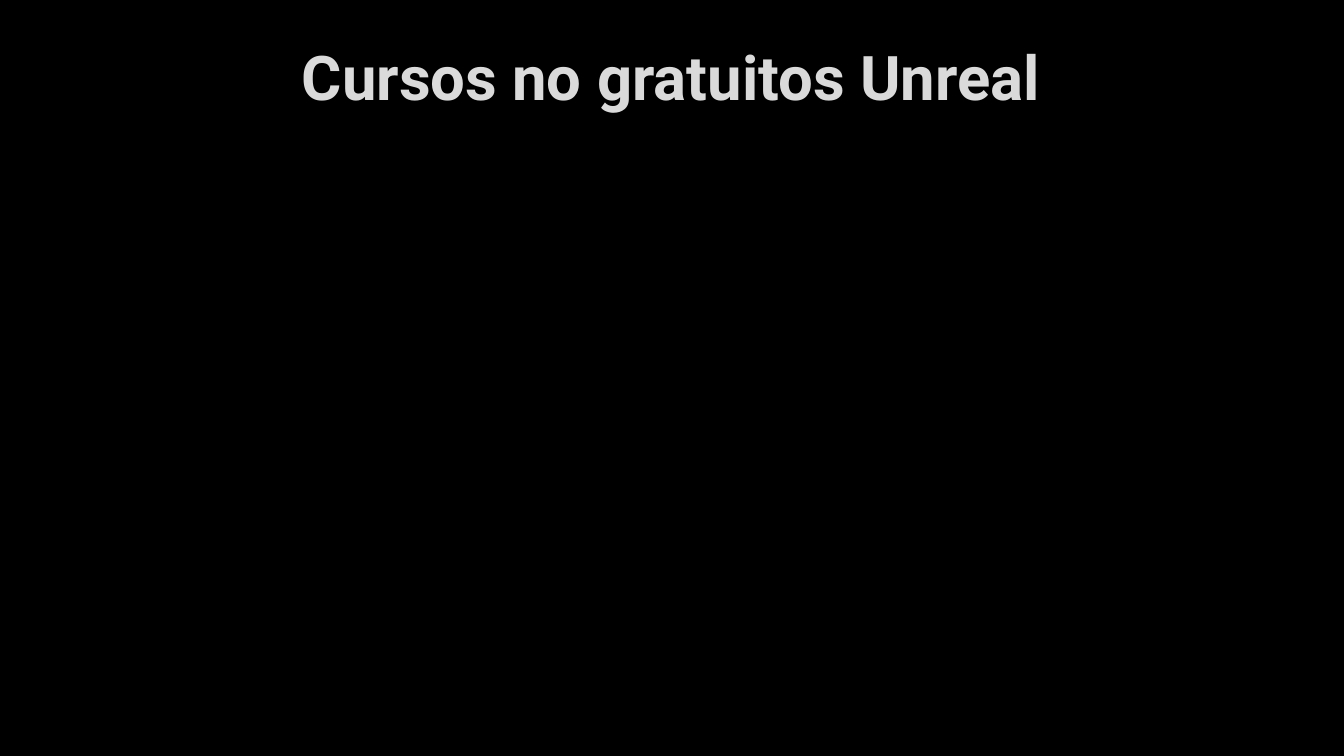
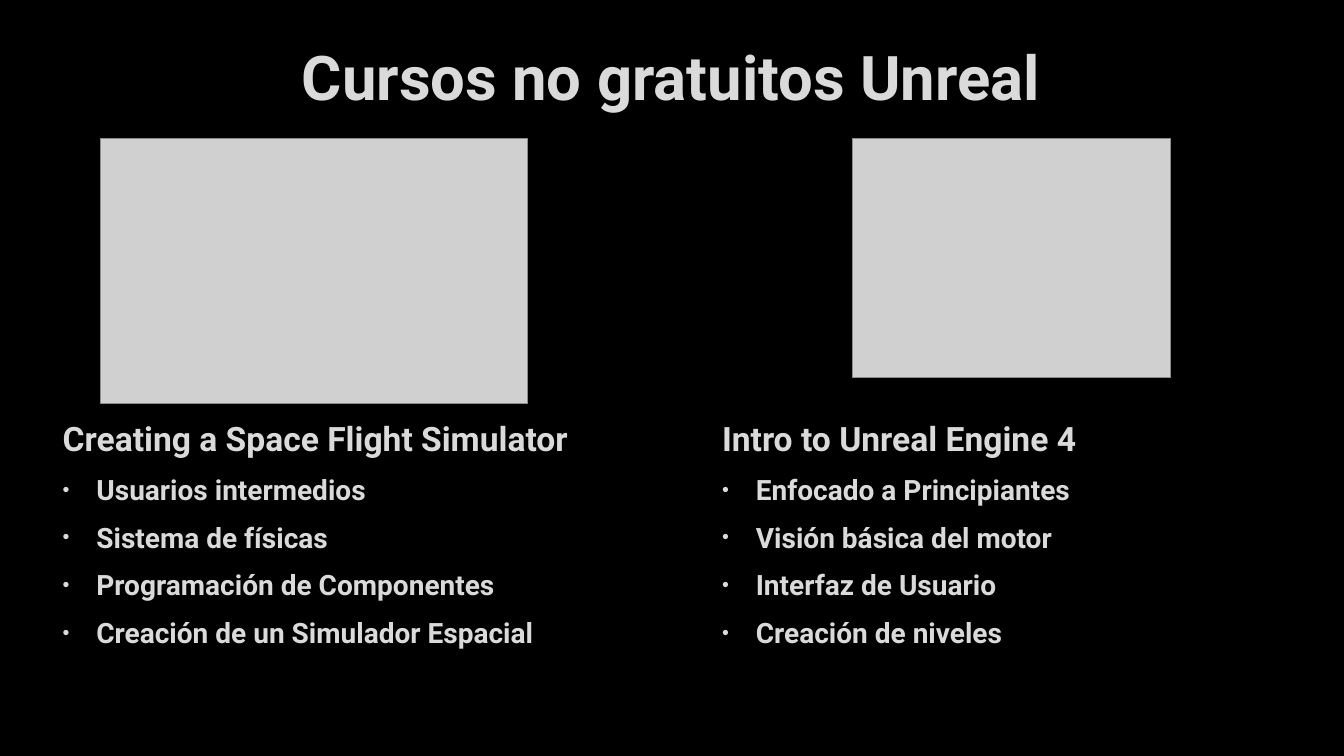
Before and after one commit to laiapc/TG1, a slide deck: slide 9 of Presentación TG1.pptx. Drawn at 1344x756 pixels with LibreOffice and Linux fonts; fonts in the diff are those of the drawing; grey boxes stand for pictures; background and template pictures are left out. Boxes give left, top, right and bottom in pixels: in the first picture for what was removed or moved away, otherwise in the second. Text is boxed around its words. In the diff, an @@ line names an element or a change of style, - is before the commit and + after.

```diff
--- a/Presentación TG1.pptx
+++ b/Presentación TG1.pptx
@@ picture added at bbox=[101, 139, 527, 404] @@
@@ picture added at bbox=[853, 139, 1171, 377] @@
@@ text added at bbox=[63, 425, 568, 649], 20 pt, text #DADADA, bold @@
+Creating a Space Flight Simulator
+• Usuarios intermedios
+• Sistema de físicas
+• Programación de Componentes
+• Creación de un Simulador Espacial
@@ text added at bbox=[722, 425, 1076, 644], 20 pt, text #DADADA, bold @@
+Intro to Unreal Engine 4
+• Enfocado a Principiantes
+• Visión básica del motor
+• Interfaz de Usuario
+• Creación de niveles
```
Also in this commit, not shown: 4 other slides changed, 2 slides added, 2 slides removed, 1 other file.
